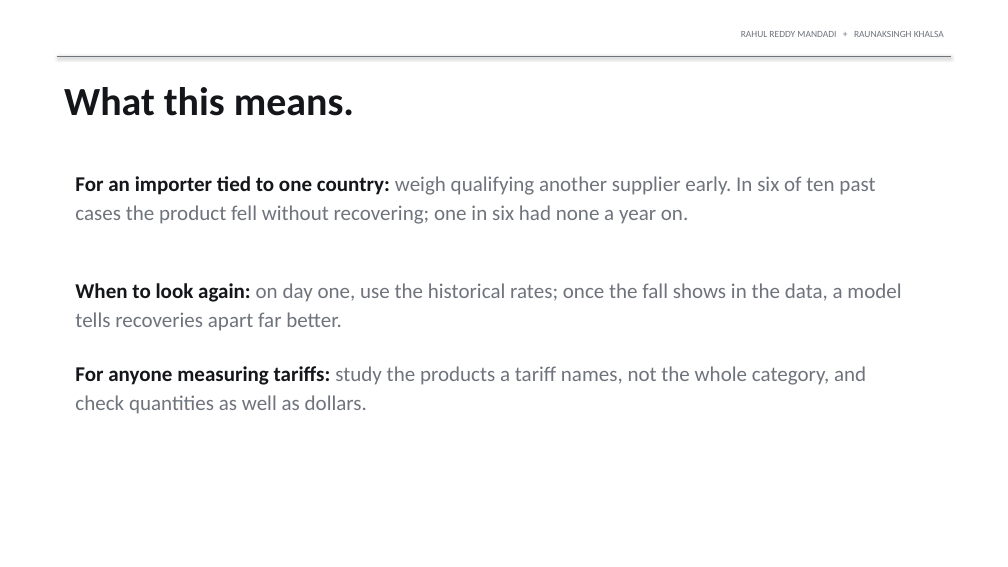
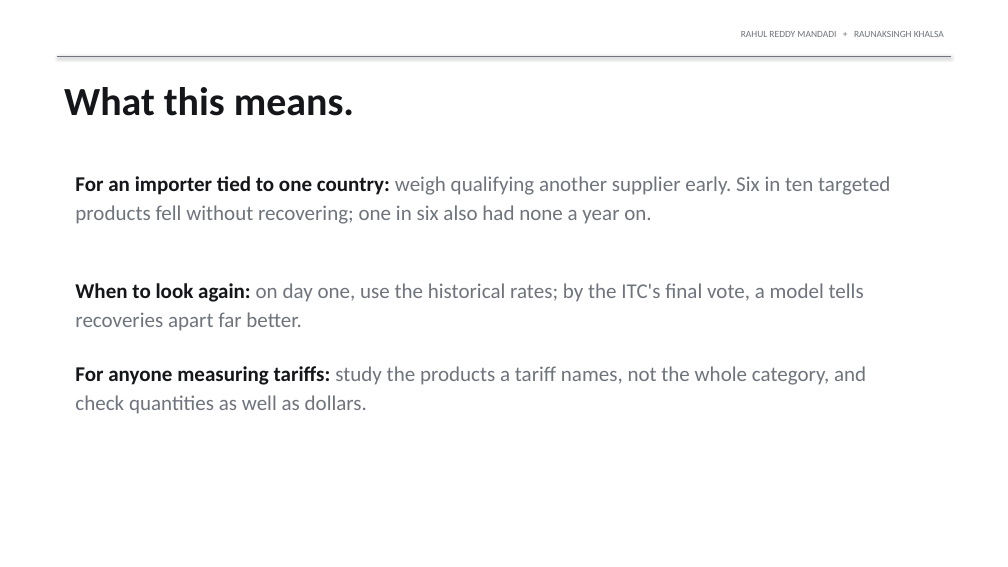
Before and after one commit to rahul-mandadi/tariff-rush, a slide deck: slide 13 of slides/Mandadi_Khalsa_Final_Presentation.pptx. Drawn at 1008x567 pixels with LibreOffice and Linux fonts; fonts in the diff are those of the drawing. Boxes give left, top, right and bottom in pixels: in the first picture for what was removed or moved away, otherwise in the second. Text is boxed around its words. In the diff, an @@ line names an element or a change of style, - is before the commit and + after.

Commit message:
Prediction tests on decision-time comparison panels; Table 3 shows scored cases; full definition of the 16 percent
Rivals in prediction panels are left out only for cases already started by the duty (build_decision_stacks.py); day-one, at-the-fall, ITC-vote, lookup and AD/CVD transfer inputs rebuilt, and every Section 301 transfer test uses the strict sample. Day one +0.005 (inside zero); at the fall +0.018, only +0.009 beyond day-one facts; at the ITC vote +0.045, AUC 0.81, +0.018 beyond the latest share. Table 3 gives eligible and scored cases. The 16 percent is products that fell, never came back and had no imports in months 13 to 18; 18.6 percent of all products had none then.

```diff
--- a/slides/Mandadi_Khalsa_Final_Presentation.pptx
+++ b/slides/Mandadi_Khalsa_Final_Presentation.pptx
@@ text at (75, 176, 890, 224): text changed @@
-For an importer tied to one country: weigh qualifying another supplier early. In six of ten past cases the product fell without recovering; one in six had none a year on.
+For an importer tied to one country: weigh qualifying another supplier early. Six in ten targeted products fell without recovering; one in six also had none a year on.
@@ text at (75, 283, 864, 331): text changed @@
-When to look again: on day one, use the historical rates; once the fall shows in the data, a model tells recoveries apart far better.
+When to look again: on day one, use the historical rates; by the ITC's final vote, a model tells recoveries apart far better.
```
Also in this commit, not shown: 4 other slides changed, 34 other files.
